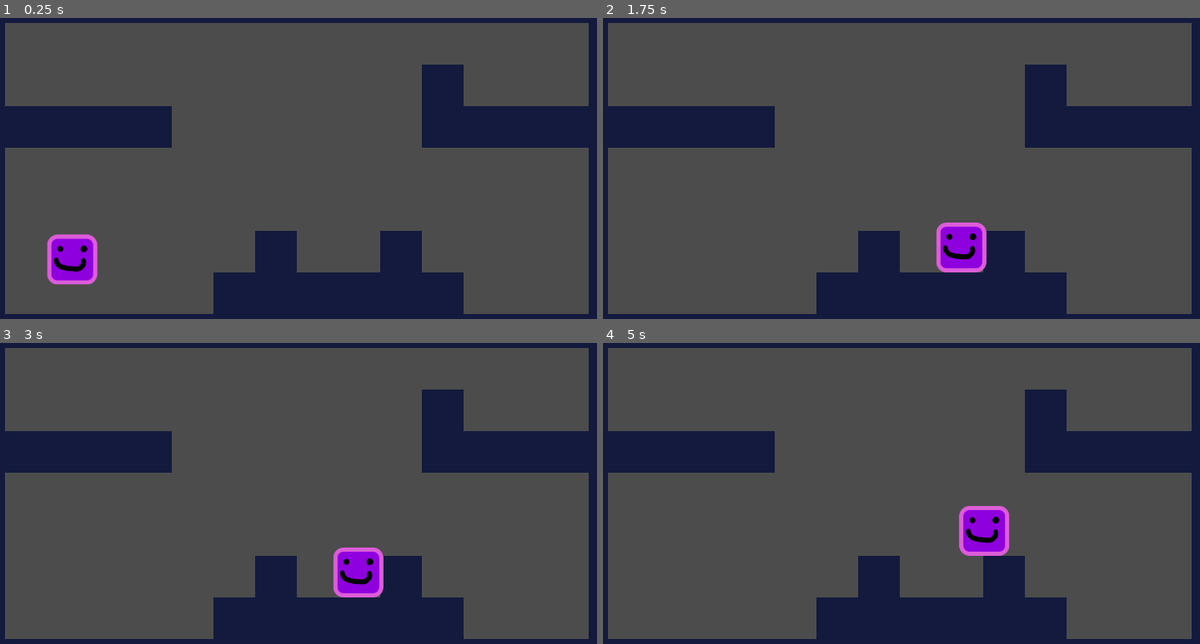
Above: before the commit, frames 1-4 (two rows, left to right).
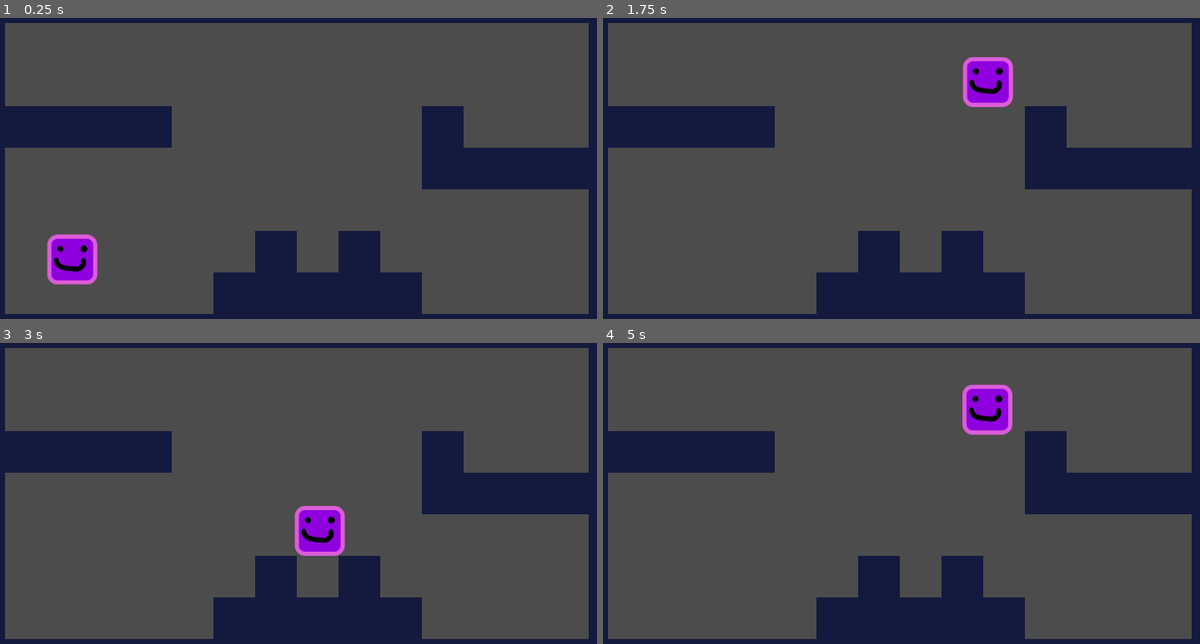
Above: after the commit, the same moments.

Repository: GrantShiels/2D-Game
Game: Godot game, scene res://src/Levels/TestLevel.tscn
The game is run twice, just before and just after one commit, with the same random seed, the same clock (stepped at 60 frames per second) and the same inputs. The project has no main scene, so this scene is started directly.
Inputs:
- Up to frame 1 (0.25 s): no input
- Up to frame 2 (1.75 s): hold Right (move_right) from 0.53 s (still down); tap W (move_up) at 0.77, 1.52 s
- Up to frame 3 (3 s): release Right (move_right) at 2.03 s; hold A (move_left) 2.03-2.78 s; hold Right (move_right) from 2.78 s (still down)
- Up to frame 4 (5 s): tap W (move_up) at 3.02, 3.77, 4.52 s; release Right (move_right) at 4.28 s; hold A (move_left) from 4.28 s (still down)

The runs differ from the first frame. In frame 1, 11% of the frame differs, in the area x 56-99%, y 15-99%; in frame 2, 12%; in frame 3, 12%; in frame 4, 13%, in the area x 56-99%, y 13-99%.

Commit message:
SMalle update to test level
Smal edit

Diff:
--- a/src/Levels/TestLevel.tscn
+++ b/src/Levels/TestLevel.tscn
@@ -11,7 +11,7 @@
 collision_layer = 8
 collision_mask = 0
 format = 1
-tile_data = PoolIntArray( 0, 0, 0, 1, 0, 0, 2, 0, 0, 3, 0, 0 …(121 unchanged characters)… , 0, 0, 65551, 0, 0, 131072, 0, 0, 131083, 0, 0, 131087, 0, 0, 196608, 0, 0, 196609, 0, 0, 196610, 0, 0, 196611, 0, 0, 196612, 0, 0, 196619, 0, 0, 196620, 0, 0, 196621, 0, 0, 196622, 0, 0, 196623, 0, 0, 262144, 0, 0, 262159, 0, 0, 327680, 0, 0, 327695, 0, 0, 393216, 0, 0, 393223, 0, 0, 393226, 0, 0, 393231, 0, 0, 458752, 0, 0, 458758, 0, 0, 458759, 0, 0, 458760, 0, 0, 458761, 0, 0, 458762, 0, 0, 458763, 0, 0, 458767, 0, 0, 524288, 0, 0, 5242 …(206 unchanged characters)…
+tile_data = PoolIntArray( 0, 0, 0, 1, 0, 0, 2, 0, 0, 3, 0, 0 …(121 unchanged characters)… , 0, 0, 65551, 0, 0, 131072, 0, 0, 131087, 0, 0, 196608, 0, 0, 196609, 0, 0, 196610, 0, 0, 196611, 0, 0, 196612, 0, 0, 196619, 0, 0, 196623, 0, 0, 262144, 0, 0, 262155, 0, 0, 262156, 0, 0, 262157, 0, 0, 262158, 0, 0, 262159, 0, 0, 327680, 0, 0, 327695, 0, 0, 393216, 0, 0, 393223, 0, 0, 393225, 0, 0, 393231, 0, 0, 458752, 0, 0, 458758, 0, 0, 458759, 0, 0, 458760, 0, 0, 458761, 0, 0, 458762, 0, 0, 458767, 0, 0, 524288, 0, 0, 5242 …(206 unchanged characters)…
 
 [node name="Player" parent="." instance=ExtResource( 1 )]
 position = Vector2( 209, 450 )
